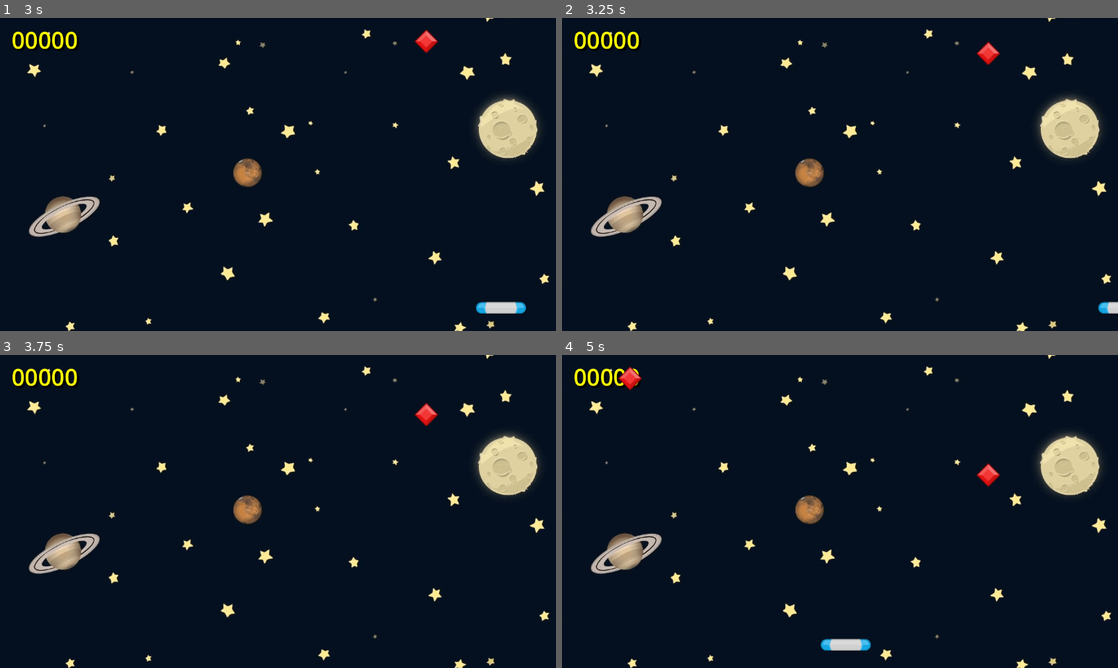
Above: before the commit, frames 1-4 (two rows, left to right).
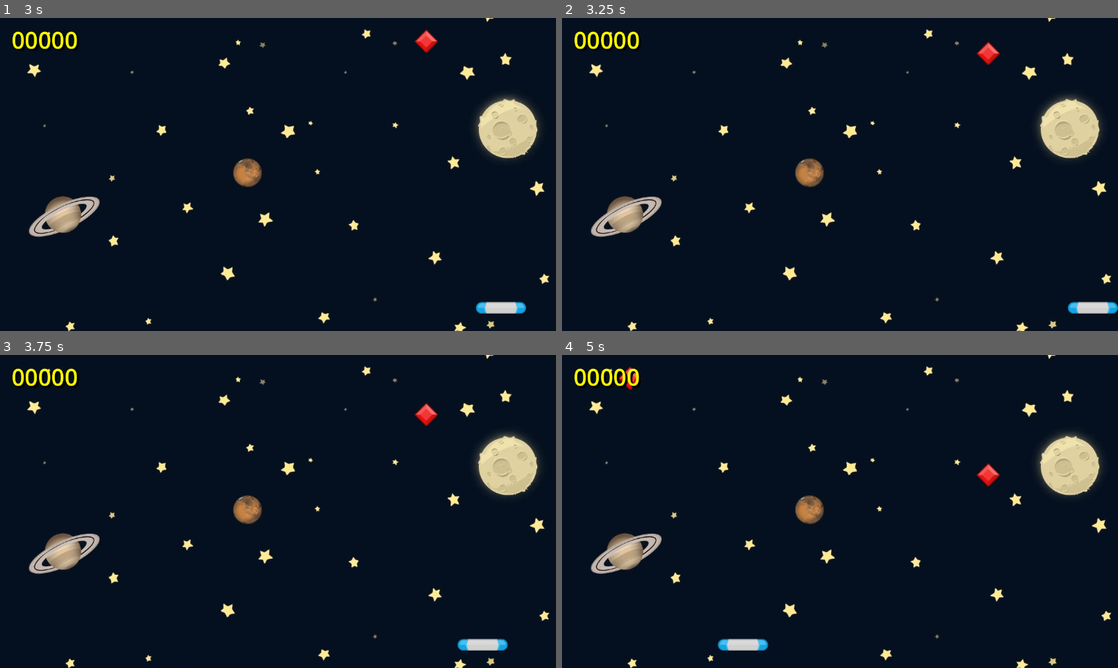
Above: after the commit, the same moments.

Repository: pmatos2000/godot_study
Game: Godot game, scene res://scenes/game.tscn
The game is run twice, just before and just after one commit, with the same random seed, the same clock (stepped at 60 frames per second) and the same inputs.
Inputs:
- Up to frame 1 (3 s): tap Enter at 0.5 s; hold Right (right) 0.53-1.28 s; hold Left (left) 1.28-2.03 s; hold Right (right) from 2.03 s (still down)
- Up to frame 2 (3.25 s): keep holding Right (right)
- Up to frame 3 (3.75 s): release Right (right) at 3.53 s; hold Left (left) from 3.53 s (still down)
- Up to frame 4 (5 s): keep holding Left (left)

Frame 1 is identical in both runs. In frame 2, 0.3% of the frame differs, in the area x 91-100%, y 90-95%; in frame 3, 0.3%; in frame 4, 0.8%, in the area x 10-56%, y 4-95%.

Commit message:
Limits paddle

Diff:
--- a/gem-gatcher/scenes/game.gd
+++ b/gem-gatcher/scenes/game.gd
@@ -8,7 +8,7 @@
 const GEN_POSITION_INIT_X_MIN: float = 70.0
 const GEN_POSITION_INIT_X_MAX: float = 1050.0
 
-@onready var label: Label = $Label
+@onready var label: Label = $CanvasLayer/Label
 @onready var timer: Timer = $Timer
 @onready var audio_stream_player: AudioStreamPlayer = $AudioStreamPlayer
 @onready var audio_stream_player_2d: AudioStreamPlayer2D = $AudioStreamPlayer2D
--- a/gem-gatcher/scenes/game.tscn
+++ b/gem-gatcher/scenes/game.tscn
@@ -23,7 +23,9 @@
 wait_time = 2.0
 autostart = true
 
-[node name="Label" type="Label" parent="."]
+[node name="CanvasLayer" type="CanvasLayer" parent="."]
+
+[node name="Label" type="Label" parent="CanvasLayer"]
 offset_left = 24.0
 offset_top = 12.0
 offset_right = 161.0
--- a/gem-gatcher/scenes/paddle.gd
+++ b/gem-gatcher/scenes/paddle.gd
@@ -2,8 +2,15 @@
 
 const speed: float = 500.0
 
+const PADDLE_POSITION_X_MIN: int = 50
+const PADDLE_POSITION_X_MAX: int = 1100
+
 func _process(delta: float) -> void:
 	if Input.is_action_pressed("left"):
 		position.x -= speed * delta
+		if position.x < PADDLE_POSITION_X_MIN:
+			position.x = PADDLE_POSITION_X_MIN
 	elif Input.is_action_pressed("right"):
 		position.x += speed * delta
+		if position.x > PADDLE_POSITION_X_MAX:
+			position.x = PADDLE_POSITION_X_MAX
